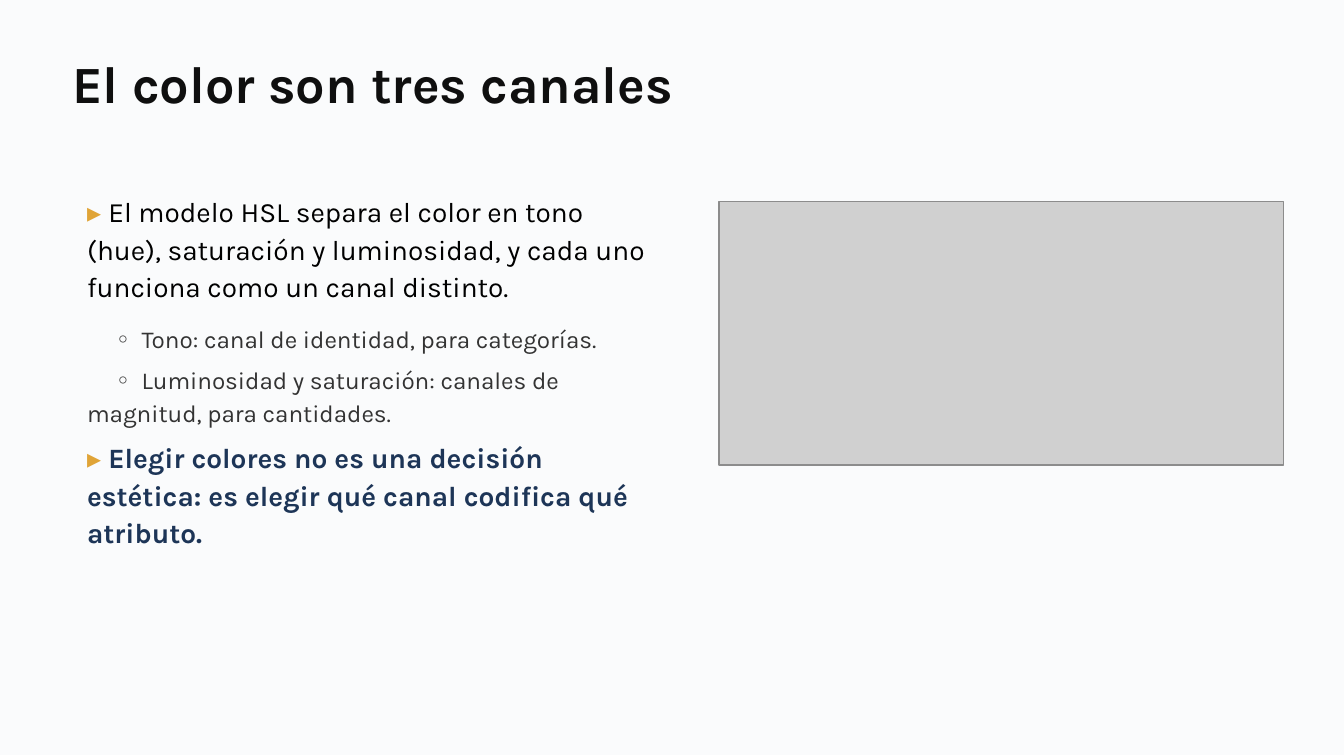
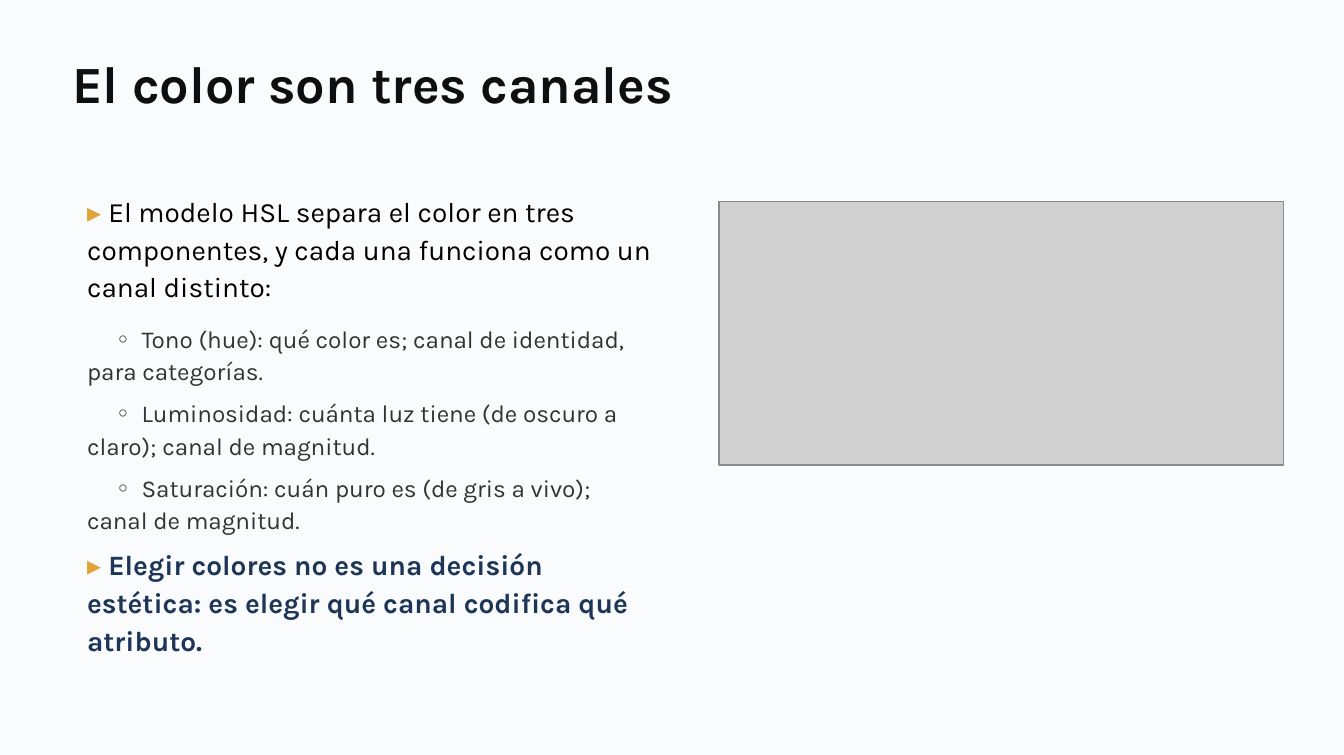
Before and after one commit to daniopitz/cienciadatos, a slide deck: slide 22 of presentaciones/clase03_visualizacion_eda.pptx. Drawn at 1344x755 pixels with LibreOffice and Linux fonts; fonts in the diff are those of the drawing; grey boxes stand for pictures. Boxes give left, top, right and bottom in pixels: in the first picture for what was removed or moved away, otherwise in the second. Text is boxed around its words. In the diff, an @@ line names an element or a change of style, - is before the commit and + after.

```diff
--- a/presentaciones/clase03_visualizacion_eda.pptx
+++ b/presentaciones/clase03_visualizacion_eda.pptx
@@ text at box(87, 203, 651, 535): text changed; size 15 to 13 pt; text colour #000000 to #333333 @@
-▸ El modelo HSL separa el color en tono (hue), saturación y luminosidad, y cada uno funciona como un canal distinto.
-◦ Tono: canal de identidad, para categorías.
-◦ Luminosidad y saturación: canales de magnitud, para cantidades.
+▸ El modelo HSL separa el color en tres componentes, y cada una funciona como un canal distinto:
+◦ Tono (hue): qué color es; canal de identidad, para categorías.
+◦ Luminosidad: cuánta luz tiene (de oscuro a claro); canal de magnitud.
+◦ Saturación: cuán puro es (de gris a vivo); canal de magnitud.
```
Also in this commit, not shown: 1 other file.
